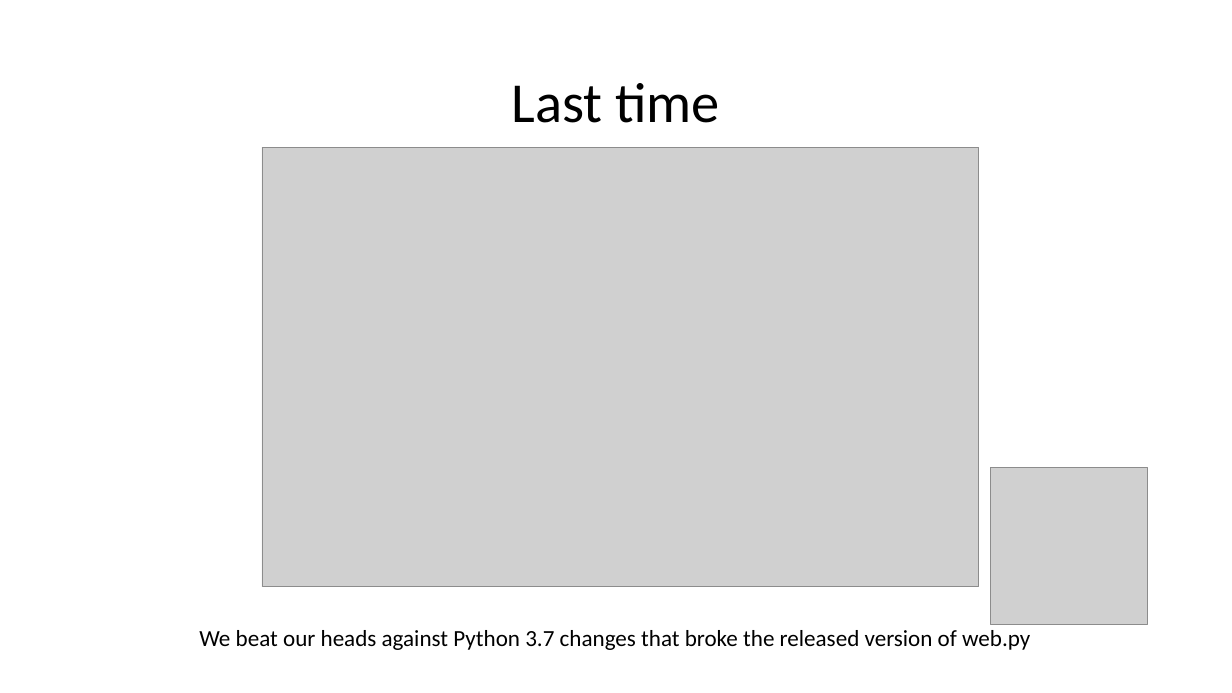
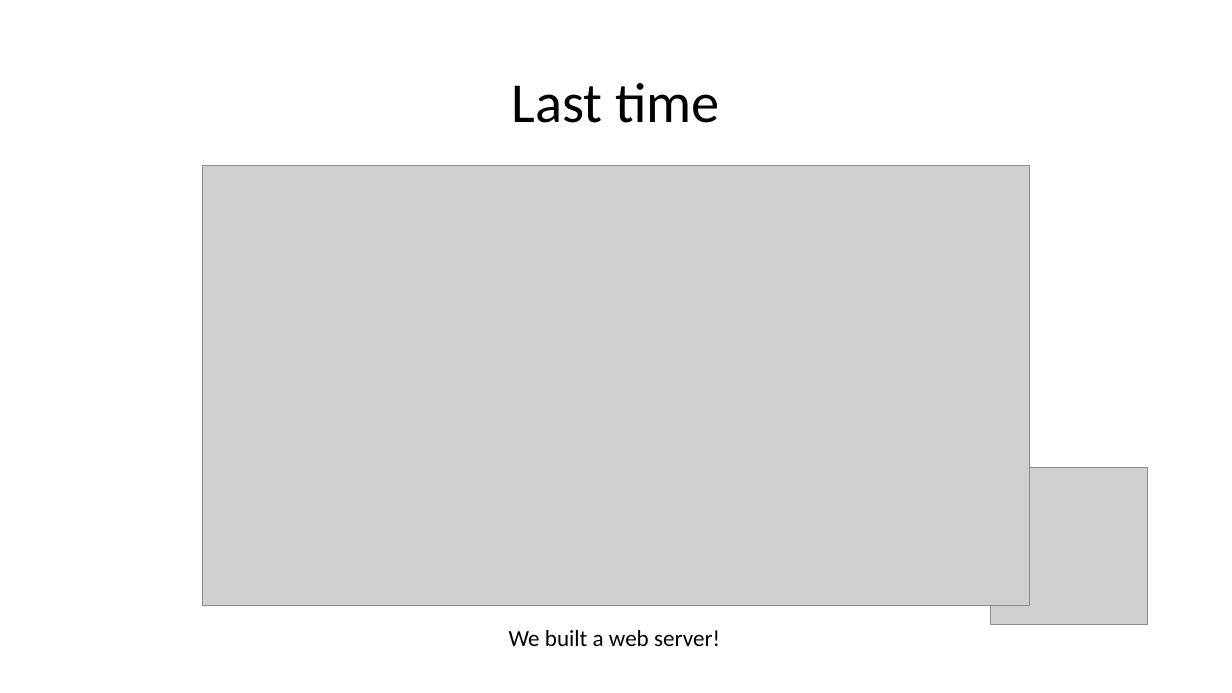
Before and after one commit to wilkotom/python_examples, a slide deck: slide 2 of Python Level 2/Lesson 7/Session 7.pptx. Drawn at 1232x693 pixels with LibreOffice and Linux fonts; fonts in the diff are those of the drawing; grey boxes stand for pictures. Boxes give left, top, right and bottom in pixels: in the first picture for what was removed or moved away, otherwise in the second. Text is boxed around its words. In the diff, an @@ line names an element or a change of style, - is before the commit and + after.

```diff
--- a/Python Level 2/Lesson 7/Session 7.pptx
+++ b/Python Level 2/Lesson 7/Session 7.pptx
@@ picture: place and size @@
-picture at (262, 147, 980, 587)
+picture at (202, 165, 1030, 605)
@@ text at (509, 630, 720, 646): text changed @@
-We beat our heads against Python 3.7 changes that broke the released version of web.py
+We built a web server!
```
Also in this commit, not shown: 3 other slides changed, 1 other file.
